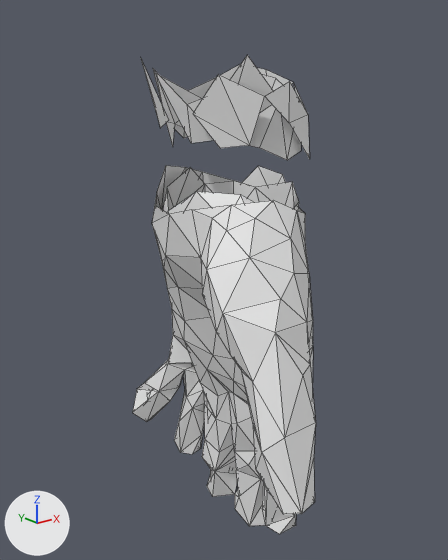
The glTF model public/models/maniqui/mano-R.glb as it was, and as the next commit left it.
Both versions are drawn from a 50 mm camera at (13.5, -17.6, 99.2) aimed at (30.5, 3.7, 90.7). Lighting does not change. The marker at lower left points along +X, +Y and +Z. The older version comes first. Mesh edges are drawn as thin lines.

Names of what the first picture shows: 'geometry_0'.
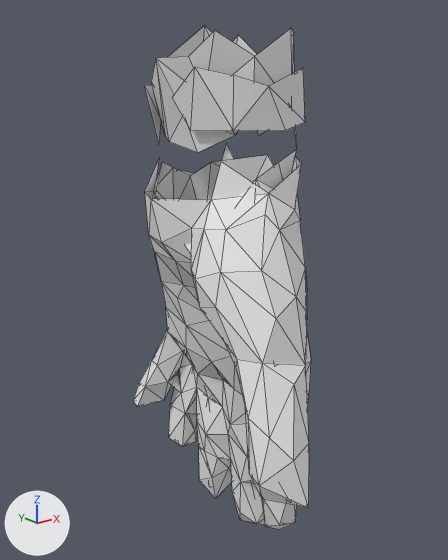
The change, as a diff of the scene's bpy script:
```diff
--- a/public/models/maniqui/mano-R.glb.py
+++ b/public/models/maniqui/mano-R.glb.py
@@ me_mano_r @@
 # used by ob_geometry_0; location = (0.0, 0.0, 0.0)
-me_mano_r.from_pydata(...)  # 467 vertices, 856 faces; spans x 26.9..34.7, y -4.8..11.1, z 75.5..100.4
+me_mano_r.from_pydata(...)  # 477 vertices, 899 faces; spans x 26.0..33.9, y -5.1..10.2, z 76.3..101.8
+# me_mano_r part 1: the loose piece of 228 vertices spanning x 26.9..34.7, y -4.8..11.1, z 75.5..95.7 is rebuilt with 453 vertices and now spans x 26.0..33.9, y -5.1..10.2, z 76.3..101.8
+# me_mano_r part 2: the loose piece of 25 vertices spanning x 28.2..33.3, y 0.7..7.1, z 96.3..100.4 is rebuilt with 24 vertices and now spans x 27.8..33.2, y 0.0..7.2, z 96.8..101.4
+# me_mano_r part 3: the loose piece of 175 vertices spanning x 27.0..34.2, y -4.5..10.5, z 75.8..95.5 is deleted
+# me_mano_r part 4: the loose piece of 23 vertices spanning x 27.8..33.7, y 0.3..7.4, z 96.3..100.4 is deleted
+# other edits to the shape of me_mano_r do not show in these pictures
```

Boxes (x1, y1, x2, y2) around the edits, measured in the pictures (448 x 560 px):
'geometry_0', reshaped: before (132, 55, 316, 534); after (133, 26, 311, 529)
part 1 of me_mano_r, rebuilt (36% taller): before (132, 165, 316, 534); after (133, 26, 311, 529)
part 2 of me_mano_r, rebuilt (9% wider): before (153, 55, 301, 160); after (144, 35, 305, 142)
part 3 of me_mano_r, deleted (mostly hidden): before (162, 167, 299, 475)
part 4 of me_mano_r, deleted: before (141, 59, 310, 159)
